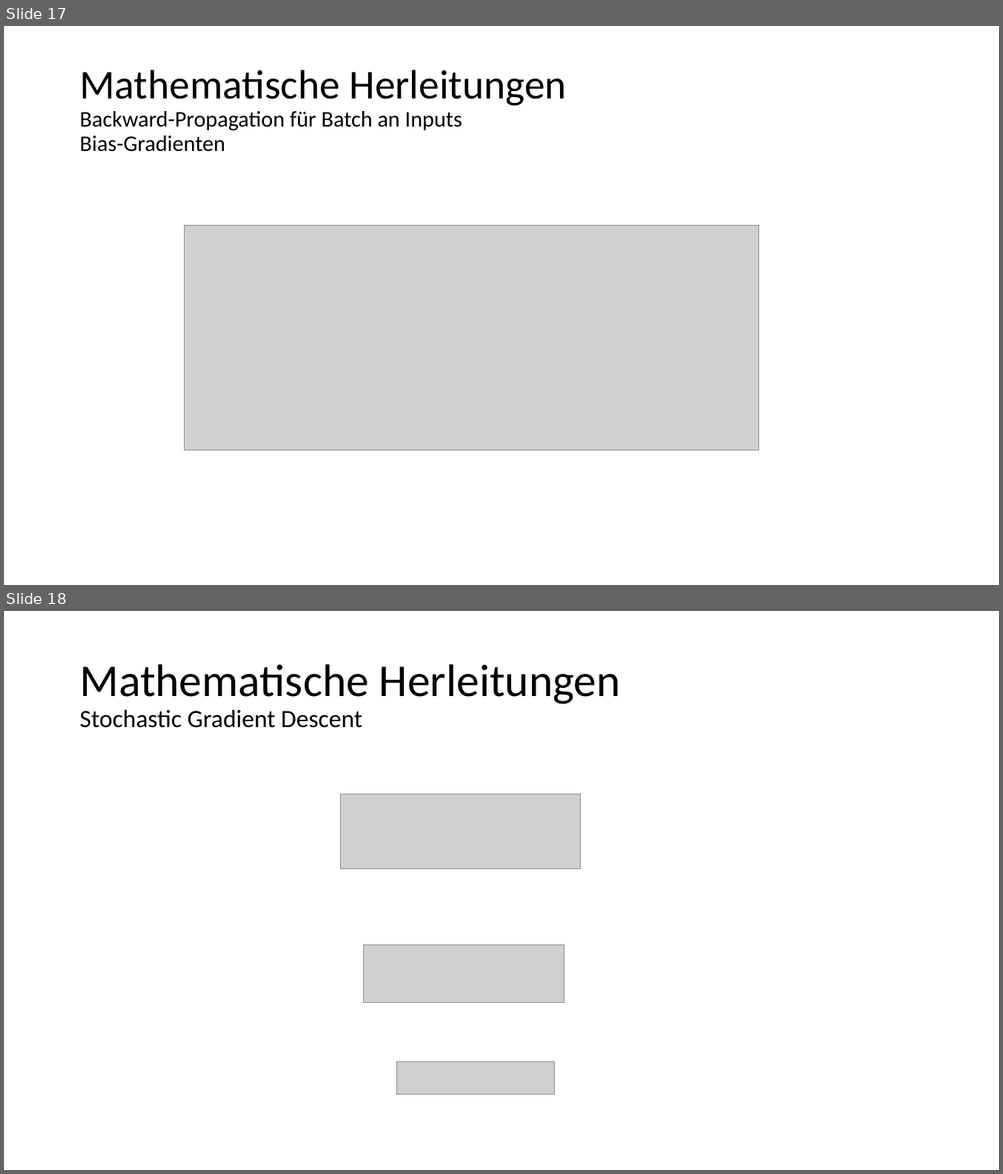
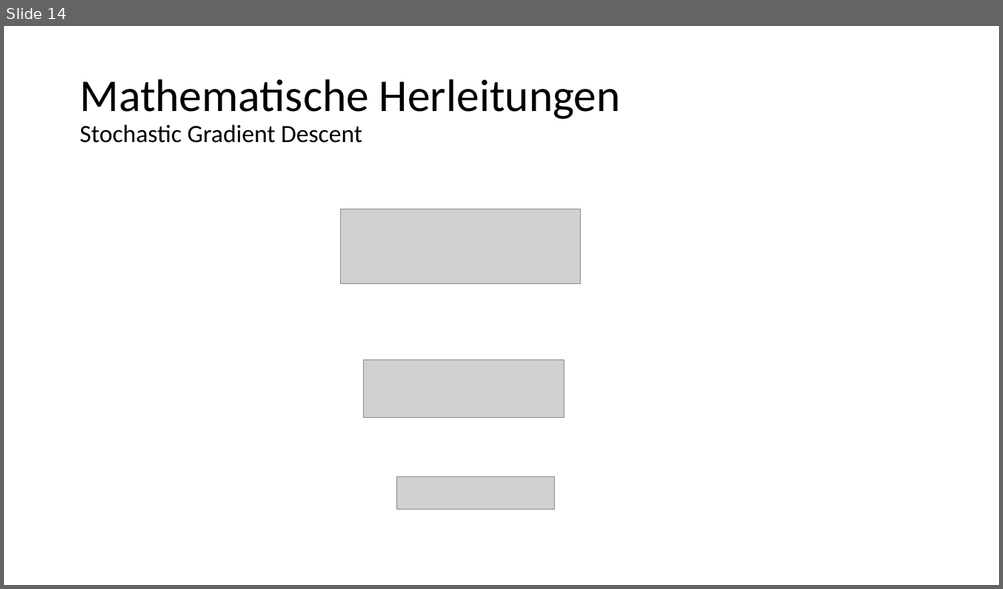
Before and after one commit to kevinsuedmersen/neural_networks_from_scratch, a slide deck: theory/submission/result_presentation.pptx. Shown one above the other, each under a label of ours: slides 17 and 18 before the commit, slide 14 after it. The pictures are 1003x1174 and 1003x589 pixels, drawn with LibreOffice and Linux fonts; fonts in the diff are those of the drawing; grey boxes stand for pictures. Boxes give left, top, right and bottom in pixels: in the first picture for what was removed or moved away, otherwise in the second. Text is boxed around its words. In the diff, an @@ line names an element or a change of style, - is before the commit and + after.

```diff
--- a/theory/submission/result_presentation.pptx
+++ b/theory/submission/result_presentation.pptx
@@ slide 17 removed at bbox=[4, 26, 999, 585], background #FFFFFF @@
@@ title removed at bbox=[79, 70, 566, 152] @@
-Mathematische Herleitungen
-Backward-Propagation für Batch an Inputs
-Bias-Gradienten
@@ picture removed at bbox=[185, 225, 759, 451] @@
@@ what was slide 18 is now slide 14 @@
```
Also in this commit, not shown: 2 slides changed, 1 slide added, 4 other slides removed.
